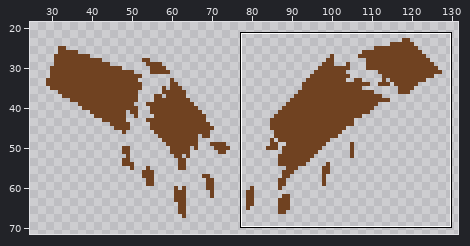
A sprite sheet gets an edit: Assets/Sprites/Broken Plank/Broken Plank5.png. Above: a wide view before the commit, with the close-up outlined.
Close-up. Before:
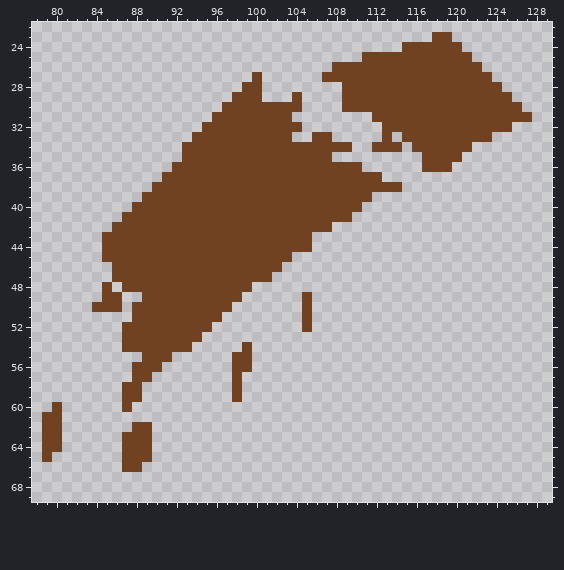
The file is 160x78 pixels. Shown: x 78..129, y 22..69. The wide view leaves out empty margins. The commit also changed other parts of the picture, which this record leaves out.
After the commit:
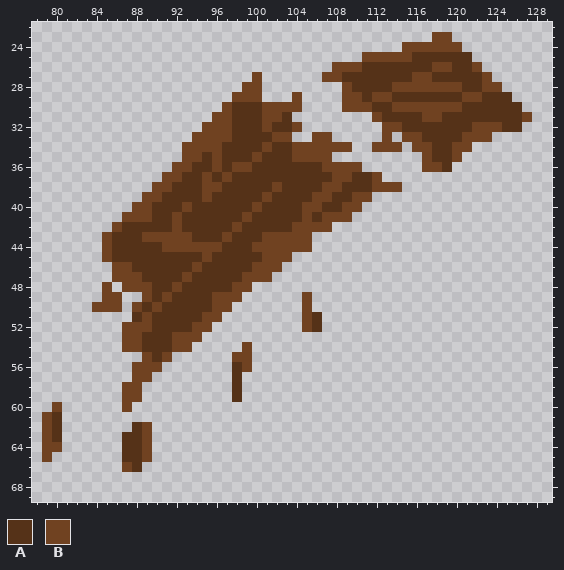
Palette (. is transparent): A #553218  B #704221
Edits made:
@@ x 78..129 @@
 24 .....................................BBBBBB.........
-25 .................................BBBBBBBBBBB........
-26 ..............................BBBBBBBBBBBBBBB.......
-27 ......................B......BBBBBBBBBBBBBBBBB......
-28 .....................BB........BBBBBBBBBBBBBBBB.....
-29 ....................BBB...B....BBBBBBBBBBBBBBBBB....
-30 ...................BBBBBBBB....BBBBBBBBBBBBBBBBBB...
-31 ..................BBBBBBBB........BBBBBBBBBBBBBBBB..
-32 .................BBBBBBBBBB........BBBBBBBBBBBBB....
-33 ................BBBBBBBBBB..BB.....B.BBBBBBBBB......
-34 ...............BBBBBBBBBBBBBBBBB..BBB.BBBBBB........
-35 ...............BBBBBBBBBBBBBBB.........BBBB.........
-36 ..............BBBBBBBBBBBBBBBBBBB......BBB..........
-37 .............BBBBBBBBBBBBBBBBBBBBBB.................
-38 ............BBBBBBBBBBBBBBBBBBBBBBBBB...............
-39 ...........BBBBBBBBBBBBBBBBBBBBBBB..................
-40 ..........BBBBBBBBBBBBBBBBBBBBBBB...................
-41 .........BBBBBBBBBBBBBBBBBBBBBBB....................
-42 ........BBBBBBBBBBBBBBBBBBBBBB......................
-43 .......BBBBBBBBBBBBBBBBBBBBB........................
-44 .......BBBBBBBBBBBBBBBBBBBBB........................
-45 .......BBBBBBBBBBBBBBBBBBB..........................
-46 ........BBBBBBBBBBBBBBBBB...........................
-47 ........BBBBBBBBBBBBBBBB............................
-48 .......B.BBBBBBBBBBBBB..............................
-49 .......BB..BBBBBBBBBB......B........................
-50 ......BBB.BBBBBBBBBB.......B........................
-51 ..........BBBBBBBBB........B........................
-52 .........BBBBBBBBB.........B........................
-53 .........BBBBBBBB...................................
-54 .........BBBBBBB.....B..............................
-55 ...........BBB......BB..............................
-56 ..........BBB.......BB..............................
-57 ..........BB........B...............................
-58 .........BB.........B...............................
-59 .........BB.........B...............................
+25 .................................BBBBBAAAAAA........
+26 ..............................BBBAAAAAAABBAAB.......
+27 ......................B......BBAAAAAAABBAAAAAB......
+28 .....................BB........BAAAABBBBBBBAABB.....
+29 ....................BBB...B....BBABBAAAAAAABBAAA....
+30 ...................BAAABBBB....BBBAABBBBBBBAAAAAA...
+31 ..................BBAAABBA........BAAAABBAAAAAAAAB..
+32 .................BBBAAABAAB........BBAAAAAAABBBAA...
+33 ................BBBBAAAABB..BB.....B.BBAAAABBB......
+34 ...............BBBBAAAABAABBBBBB..BBB.BBAABB........
+35 ...............BBABAAABAAABBBB.........BAAB.........
+36 ..............BBAABABBAAAAAAABBBB......BBA..........
+37 .............BBAABABAAAAAAAAAABBAAB.................
+38 ............BBAAABBAAAAABAAAABBAAABBB...............
+39 ...........BBAAAABAAAAABAAAABBAABB..................
+40 ..........BBAAABAAAAAABAAAABBAABB...................
+41 .........BBBAABAAAAAABAAAAABABBB....................
+42 ........BAAAAABAAAAABAAAAABBBB......................
+43 .......BAAABBBBBAAABAAABBBBB........................
+44 .......BAAAAABBBBBBAAABBBBBB........................
+45 .......BAAAAAAAAABAAAAABBB..........................
+46 ........BBAAAAAABAAAAABBB...........................
+47 ........BBBAAAABAAAAABBB............................
+48 .......B.BBBAABAAAAABB..............................
+49 .......BB..BABAAAABBB......B........................
+50 ......BBB.BABAAAAABB.......B........................
+51 ..........ABAAAAABB........BA.......................
+52 .........BBBAAAABB.........BA.......................
+53 .........BBAAABBB...................................
+54 .........BBAAABB.....B..............................
+55 ...........BAB......BB..............................
+56 ..........BBB.......AB..............................
+57 ..........BB........A...............................
+58 .........BB.........A...............................
+59 .........BB.........A...............................
 60 ..B......B..........................................
-61 .BB.................................................
-62 .BB.......BB........................................
-63 .BB......BBB........................................
-64 .BB......BBB........................................
-65 .B.......BBB........................................
-66 .........BB.........................................
+61 .BA.................................................
+62 .BA.......AB........................................
+63 .BA......AAB........................................
+64 .BB......AAB........................................
+65 .B.......AAB........................................
+66 .........BA.........................................
 67 ....................................................
